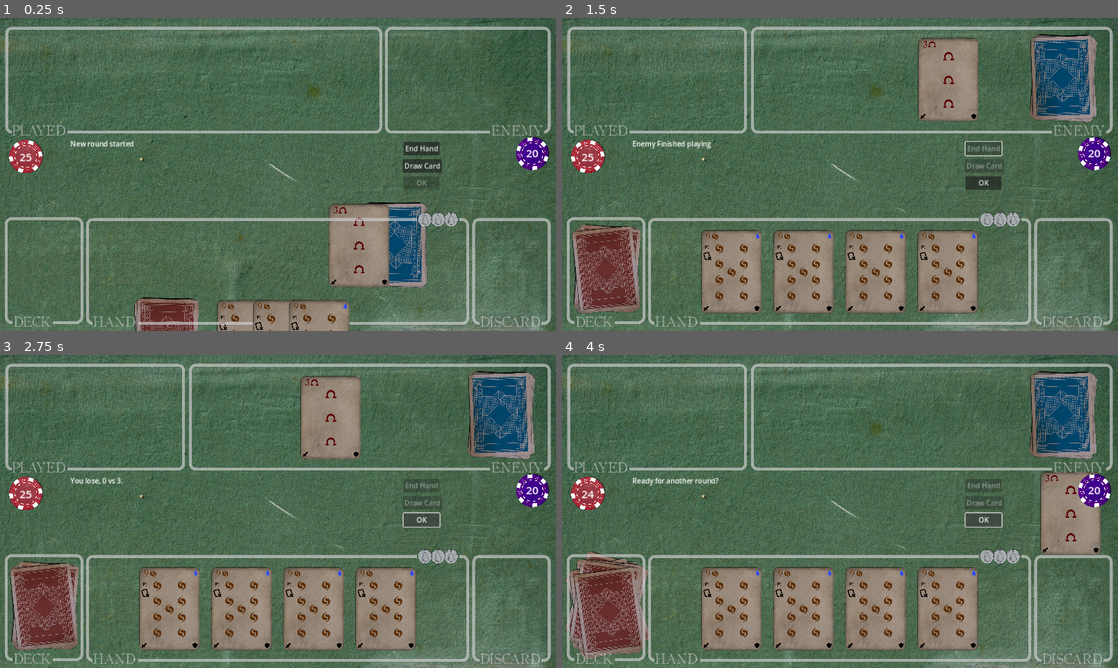
Above: before the commit, frames 1-4 (two rows, left to right).
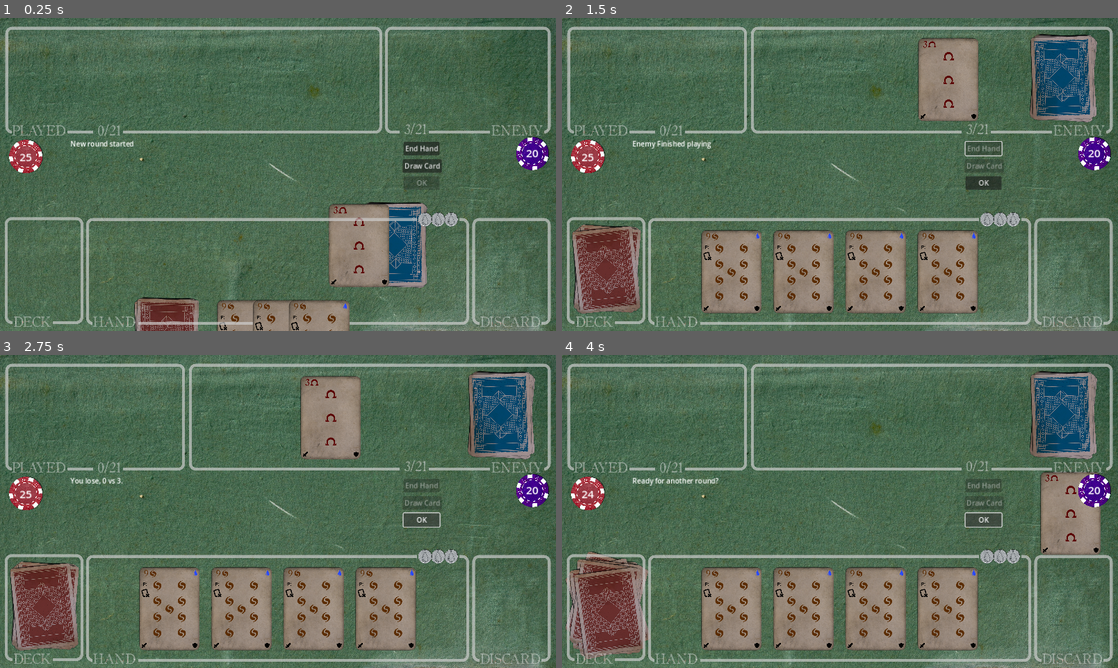
Above: after the commit, the same moments.

Repository: TicklesTheBrain/CardBuilder
Game: Godot game, scene res://game.tscn
The game is run twice, just before and just after one commit, with the same random seed, the same clock (stepped at 60 frames per second) and the same inputs. The engine's default icon, where the game draws it, is replaced by a stand-in: a white triangle on a blue panel in a dark square.
Inputs:
- Up to frame 1 (0.25 s): no input
- Up to frame 2 (1.5 s): click "Draw Card" at 0.5 s; click "End Hand" at 1.25 s
- Up to frame 3 (2.75 s): click "OK" at 2 s
- Up to frame 4 (4 s): click "OK" at 2.75 s; click "OK" at 3.5 s

The runs differ from the first frame. In frame 1, 0.2% of the frame differs, in the area x 16-78%, y 33-38%; in frame 2, 0.2%; in frame 3, 0.2%; in frame 4, 0.2%.

Commit message:
added nince patch rect

Diff:
--- /dev/null
+++ b/ValueTracker.gd
@@ -0,0 +1,27 @@
+extends Label
+class_name ValueTracker
+
+@export var containerToLookupValue: CardContainer
+@export var bustResource: GameResource
+@export var prefixString: String
+@export var middleString: String
+@export var colorRegular: Color
+@export var colorBusted: Color
+@export var adjustableMask: CanvasItem
+@export var extraMaskSpacing: Vector2 = Vector2(15,0)
+
+func _ready():
+	Events.gameStateChange.connect(updateSelf)
+
+func updateSelf():
+	var value = containerToLookupValue.getTotalValue()
+	var bustAmount = bustResource.amount
+	var string = "{pre}{value}{mid}{bust}".format({"pre": prefixString, "value": value, "mid": middleString, "bust": bustAmount})
+	var sizeOfString = get_theme_font("font").get_string_size(string, HORIZONTAL_ALIGNMENT_LEFT, -1, get_theme_font_size("font_size"))
+	adjustableMask.size = sizeOfString+extraMaskSpacing
+	text = string
+
+	if bustAmount < value:
+		self_modulate = colorBusted
+	else:
+		self_modulate = colorRegular
--- a/game.tscn
+++ b/game.tscn
@@ -21,6 +21,7 @@
 [ext_resource type="Script" path="res://cardInterfaceStuff/SelfDoublingCanvasItem.gd" id="19_khykf"]
 [ext_resource type="Script" path="res://ManaShower.gd" id="20_shvvi"]
 [ext_resource type="Script" path="res://DynamicPositionOutline.gd" id="21_pj6uq"]
+[ext_resource type="Script" path="res://ValueTracker.gd" id="22_7os3x"]
 [ext_resource type="Resource" uid="uid://dc1pbwqrsnd4m" path="res://content/test_cards.tres" id="24_wh5ls"]
 [ext_resource type="Script" path="res://cardInterfaceStuff/dynamicPositionController.gd" id="27_mupmx"]
 
@@ -53,6 +54,11 @@
 
 [sub_resource type="CanvasItemMaterial" id="CanvasItemMaterial_nems8"]
 blend_mode = 2
+
+[sub_resource type="CanvasItemMaterial" id="CanvasItemMaterial_2nmam"]
+blend_mode = 2
+
+[sub_resource type="StyleBoxFlat" id="StyleBoxFlat_013tw"]
 
 [node name="game" type="Node2D" node_paths=PackedStringArray("playAreaPositionController", "enemyPlayAreaPositionController", "messageLabel", "drawCardButton", "endHandButton", "okButton", "player", "enemy")]
 script = ExtResource("1_hbkeb")
@@ -552,7 +558,6 @@
 script = ExtResource("21_pj6uq")
 outlines = [NodePath("OutlineBigger"), NodePath("OutlineSmaller")]
 positionControllerToFollow = NodePath("../../PlayArea/PlayAreaPositionController")
-metadata/_edit_group_ = true
 
 [node name="OutlineBigger" type="PanelContainer" parent="Outlines/MyPlayed"]
 visible = false
@@ -569,13 +574,29 @@
 mouse_filter = 2
 theme_override_styles/panel = SubResource("StyleBoxFlat_yrk3j")
 
-[node name="Icon" type="Sprite2D" parent="Outlines/MyPlayed"]
+[node name="Mask" type="Sprite2D" parent="Outlines/MyPlayed"]
 material = SubResource("CanvasItemMaterial_nems8")
 position = Vector2(76, 242)
 scale = Vector2(1, 0.4375)
 texture = ExtResource("16_dsl8p")
 
-[node name="Label" type="Label" parent="Outlines/MyPlayed"]
+[node name="Mask2" type="Panel" parent="Outlines/MyPlayed"]
+material = SubResource("CanvasItemMaterial_2nmam")
+anchors_preset = 8
+anchor_left = 0.5
+anchor_top = 0.5
+anchor_right = 0.5
+anchor_bottom = 0.5
+offset_left = 200.0
+offset_top = 220.0
+offset_right = 276.0
+offset_bottom = 260.0
+grow_horizontal = 2
+grow_vertical = 2
+mouse_filter = 2
+theme_override_styles/panel = SubResource("StyleBoxFlat_013tw")
+
+[node name="PlayedText" type="Label" parent="Outlines/MyPlayed"]
 offset_left = 11.0
 offset_top = 217.0
 offset_right = 149.0
@@ -585,6 +606,27 @@
 theme_override_font_sizes/font_size = 30
 text = "PLAYED"
 
+[node name="ValueText" type="Label" parent="Outlines/MyPlayed" node_paths=PackedStringArray("containerToLookupValue", "bustResource", "adjustableMask")]
+offset_left = 151.0
+offset_top = 217.0
+offset_right = 322.0
+offset_bottom = 258.0
+theme_override_colors/font_color = Color(1, 1, 1, 1)
+theme_override_fonts/font = ExtResource("17_ooe0n")
+theme_override_font_sizes/font_size = 30
+text = "22/22"
+horizontal_alignment = 1
+vertical_alignment = 1
+script = ExtResource("22_7os3x")
+containerToLookupValue = NodePath("../../../Logic/Player/PlayAreaManager")
+bustResource = NodePath("../../../Logic/Player/Resources/BustValue")
+prefixString = null
+middleString = "/"
+colorRegular = Color(1, 1, 1, 0.533333)
+colorBusted = Color(1, 0.404754, 0.382368, 0.533333)
+adjustableMask = NodePath("../Mask2")
+extraMaskSpacing = null
+
 [node name="EnemyPlayed" type="CanvasGroup" parent="Outlines" node_paths=PackedStringArray("outlines", "positionControllerToFollow")]
 position = Vector2(878, -438)
 script = ExtResource("21_pj6uq")
@@ -606,7 +648,42 @@
 mouse_filter = 2
 theme_override_styles/panel = SubResource("StyleBoxFlat_yrk3j")
 
-[node name="Icon" type="Sprite2D" parent="Outlines/EnemyPlayed"]
+[node name="Mask2" type="Panel" parent="Outlines/EnemyPlayed"]
+material = SubResource("CanvasItemMaterial_2nmam")
+anchors_preset = 8
+anchor_left = 0.5
+anchor_top = 0.5
+anchor_right = 0.5
+anchor_bottom = 0.5
+offset_left = 31.0
+offset_top = 217.0
+offset_right = 107.0
+offset_bottom = 257.0
+grow_horizontal = 2
+grow_vertical = 2
+mouse_filter = 2
+theme_override_styles/panel = SubResource("StyleBoxFlat_013tw")
+
+[node name="EnemyValueText" type="Label" parent="Outlines/EnemyPlayed" node_paths=PackedStringArray("containerToLookupValue", "bustResource", "adjustableMask")]
+offset_left = -18.0
+offset_top = 214.0
+offset_right = 153.0
+offset_bottom = 255.0
+theme_override_colors/font_color = Color(1, 1, 1, 1)
+theme_override_fonts/font = ExtResource("17_ooe0n")
+theme_override_font_sizes/font_size = 30
+text = "22/22"
+horizontal_alignment = 1
+vertical_alignment = 1
+script = ExtResource("22_7os3x")
+containerToLookupValue = NodePath("../../../Logic/Enemy/EnemyPlayArea")
+bustResource = NodePath("../../../Logic/Enemy/Resources/BustValueEnemy")
+middleString = "/"
+colorRegular = Color(1, 1, 1, 0.533333)
+colorBusted = Color(1, 0.404754, 0.382368, 0.533333)
+adjustableMask = NodePath("../Mask2")
+
+[node name="Mask" type="Sprite2D" parent="Outlines/EnemyPlayed"]
 material = SubResource("CanvasItemMaterial_nems8")
 position = Vector2(301.5, 242)
 scale = Vector2(0.976563, 0.4375)
--- a/grafting_scene.tscn
+++ b/grafting_scene.tscn
@@ -1,8 +1,9 @@
-[gd_scene load_steps=6 format=3 uid="uid://ceavuthes855u"]
+[gd_scene load_steps=7 format=3 uid="uid://ceavuthes855u"]
 
 [ext_resource type="Texture2D" uid="uid://cj75g71nh52om" path="res://assets/table_background.png" id="1_37s0k"]
 [ext_resource type="Texture2D" uid="uid://6spm3snq4u6k" path="res://icon.svg" id="2_t5nry"]
 [ext_resource type="FontFile" uid="uid://d3orine1p7k7d" path="res://fonts/OLDSH___.TTF" id="3_muqgc"]
+[ext_resource type="Texture2D" uid="uid://dxgj5eydfva4j" path="res://assets/ninePatchFrame.png" id="4_cyejo"]
 
 [sub_resource type="StyleBoxFlat" id="StyleBoxFlat_45tmc"]
 bg_color = Color(0.6, 0.6, 0.6, 0)
@@ -49,3 +50,15 @@
 theme_override_fonts/font = ExtResource("3_muqgc")
 theme_override_font_sizes/font_size = 30
 text = "DECK"
+
+[node name="NinePatchRect" type="NinePatchRect" parent="."]
+offset_right = 762.0
+offset_bottom = 397.0
+texture = ExtResource("4_cyejo")
+region_rect = Rect2(0.301132, 0.255318, 429.099, 429.363)
+patch_margin_left = 120
+patch_margin_top = 121
+patch_margin_right = 122
+patch_margin_bottom = 120
+axis_stretch_horizontal = 2
+axis_stretch_vertical = 2
--- a/top_message.tscn
+++ b/top_message.tscn
@@ -1,8 +1,40 @@
-[gd_scene load_steps=8 format=3 uid="uid://die8dommtbcyo"]
+[gd_scene load_steps=9 format=3 uid="uid://die8dommtbcyo"]
 
 [ext_resource type="Script" path="res://TopMessage.gd" id="1_1hh7v"]
-[ext_resource type="Texture2D" uid="uid://bmdryvr48vu5j" path="res://assets/plankAndChain.png" id="2_vshg4"]
-[ext_resource type="FontFile" uid="uid://d3orine1p7k7d" path="res://fonts/OLDSH___.TTF" id="3_vkxed"]
+[ext_resource type="Texture2D" uid="uid://bcx8tre6d6cnp" path="res://assets/torn_paper.png" id="2_erh1c"]
+[ext_resource type="FontFile" uid="uid://dvlkrwbvctr8j" path="res://fonts/Good Vibrations Solid.otf" id="3_1hatg"]
+
+[sub_resource type="CanvasItemMaterial" id="CanvasItemMaterial_u6dtf"]
+
+[sub_resource type="Animation" id="Animation_midkl"]
+length = 0.001
+tracks/0/type = "value"
+tracks/0/imported = false
+tracks/0/enabled = true
+tracks/0/path = NodePath("AnimationRoot:position")
+tracks/0/interp = 1
+tracks/0/loop_wrap = true
+tracks/0/keys = {
+"times": PackedFloat32Array(0),
+"transitions": PackedFloat32Array(1),
+"update": 0,
+"values": [Vector2(640, -320)]
+}
+
+[sub_resource type="Animation" id="Animation_jpge6"]
+resource_name = "hide"
+tracks/0/type = "value"
+tracks/0/imported = false
+tracks/0/enabled = true
+tracks/0/path = NodePath("AnimationRoot:position")
+tracks/0/interp = 1
+tracks/0/loop_wrap = true
+tracks/0/keys = {
+"times": PackedFloat32Array(0, 1),
+"transitions": PackedFloat32Array(3.24901, 0.0457527),
+"update": 0,
+"values": [Vector2(640, -180), Vector2(650, -303)]
+}
 
 [sub_resource type="Animation" id="Animation_7eaf7"]
 resource_name = "show"
@@ -10,44 +42,14 @@
 tracks/0/type = "value"
 tracks/0/imported = false
 tracks/0/enabled = true
-tracks/0/path = NodePath("Sprite2D:position")
+tracks/0/path = NodePath("AnimationRoot:position")
 tracks/0/interp = 1
 tracks/0/loop_wrap = true
 tracks/0/keys = {
 "times": PackedFloat32Array(0, 1),
-"transitions": PackedFloat32Array(0.277393, 1.31951),
+"transitions": PackedFloat32Array(0.203063, 4),
 "update": 0,
-"values": [Vector2(640, -181), Vector2(640, -18)]
-}
-
-[sub_resource type="Animation" id="Animation_midkl"]
-length = 0.001
-tracks/0/type = "value"
-tracks/0/imported = false
-tracks/0/enabled = true
-tracks/0/path = NodePath("Sprite2D:position")
-tracks/0/interp = 1
-tracks/0/loop_wrap = true
-tracks/0/keys = {
-"times": PackedFloat32Array(0),
-"transitions": PackedFloat32Array(1),
-"update": 0,
-"values": [Vector2(640, -180)]
-}
-
-[sub_resource type="Animation" id="Animation_jpge6"]
-resource_name = "hide"
-tracks/0/type = "value"
-tracks/0/imported = false
-tracks/0/enabled = true
-tracks/0/path = NodePath("Sprite2D:position")
-tracks/0/interp = 1
-tracks/0/loop_wrap = true
-tracks/0/keys = {
-"times": PackedFloat32Array(0, 1),
-"transitions": PackedFloat32Array(0.482968, 0.732043),
-"update": 0,
-"values": [Vector2(640, -18), Vector2(640, -181)]
+"values": [Vector2(639, -287), Vector2(640, -180)]
 }
 
 [sub_resource type="AnimationLibrary" id="AnimationLibrary_t74fg"]
@@ -60,31 +62,39 @@
 [node name="TopMessage" type="Node2D" node_paths=PackedStringArray("text", "animation")]
 z_index = 200
 script = ExtResource("1_1hh7v")
-text = NodePath("Sprite2D/Message")
+text = NodePath("AnimationRoot/Message")
 animation = NodePath("AnimationPlayer")
 
-[node name="Sprite2D" type="Sprite2D" parent="."]
-position = Vector2(640, -180)
-texture = ExtResource("2_vshg4")
+[node name="AnimationRoot" type="Node2D" parent="."]
+position = Vector2(640, -320)
 metadata/_edit_group_ = true
 
-[node name="Message" type="Label" parent="Sprite2D"]
-self_modulate = Color(1, 1, 1, 0.501961)
-offset_left = -590.0
-offset_top = 92.0
-offset_right = 596.0
-offset_bottom = 147.0
-theme_override_colors/font_color = Color(0, 0, 0, 1)
-theme_override_fonts/font = ExtResource("3_vkxed")
-theme_override_font_sizes/font_size = 40
-text = "THIS IS THE LONGEST TEXT THAT YOU HAVE EVER SEEN"
-horizontal_alignment = 1
+[node name="Sprite2D" type="Sprite2D" parent="AnimationRoot"]
+position = Vector2(-1, -127)
+rotation = 4.71239
+scale = Vector2(1.28917, 1.28917)
+texture = ExtResource("2_erh1c")
+metadata/_edit_group_ = true
 
-[node name="Shadow" type="Sprite2D" parent="Sprite2D"]
+[node name="Shadow" type="Sprite2D" parent="AnimationRoot/Sprite2D"]
 self_modulate = Color(0, 0, 0, 0.490196)
 show_behind_parent = true
-position = Vector2(10, -10)
-texture = ExtResource("2_vshg4")
+position = Vector2(-15, 15)
+texture = ExtResource("2_erh1c")
+
+[node name="Message" type="Label" parent="AnimationRoot"]
+self_modulate = Color(1, 1, 1, 0.823529)
+material = SubResource("CanvasItemMaterial_u6dtf")
+offset_left = -609.0
+offset_top = 195.0
+offset_right = 577.0
+offset_bottom = 250.0
+theme_override_colors/font_color = Color(0, 0, 0, 1)
+theme_override_fonts/font = ExtResource("3_1hatg")
+theme_override_font_sizes/font_size = 40
+text = "Discard 1 Card."
+horizontal_alignment = 1
+vertical_alignment = 1
 
 [node name="AnimationPlayer" type="AnimationPlayer" parent="."]
 libraries = {
Binary file added: assets/ninePatchFrame.png
Not shown, added: assets/ninePatchFrame.png.import
Binary file added: assets/torn_paper.png
Not shown, added: assets/torn_paper.png.import
Binary file added: fonts/Good Vibrations Solid.otf
Not shown, added: fonts/Good Vibrations Solid.otf.import
Binary file added: fonts/Old Story Bold.ttf
Not shown, added: fonts/Old Story Bold.ttf.import
Not shown, added: fonts/Oldprint.ttf.import
Not shown: 1 places in game.tscn that only renumber resources
